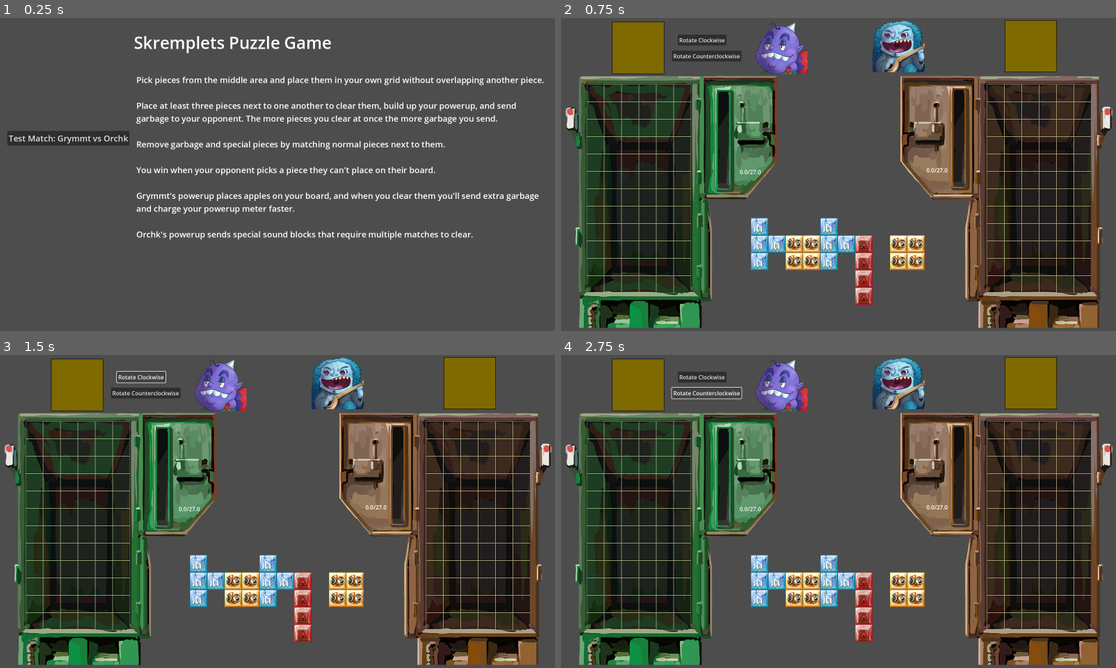
Above: before the commit, frames 1-4 (two rows, left to right).
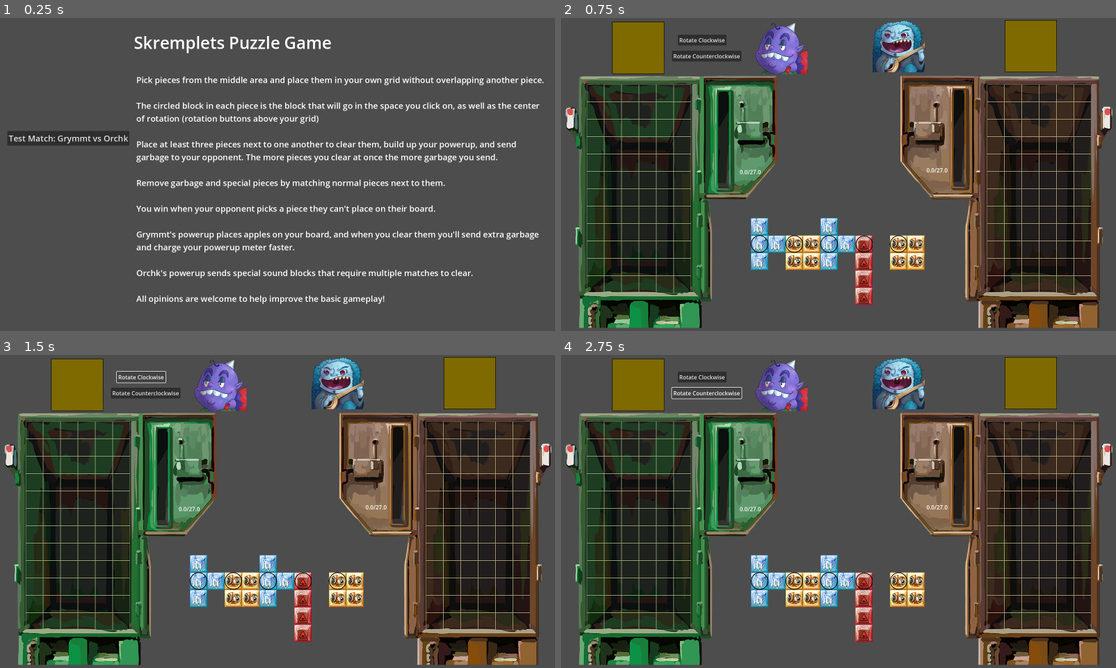
Above: after the commit, the same moments.

Repository: VincentBorchardt/Skremplets-Puzzle-Game-RPJ-2025
Game: Godot game, scene res://scenes/title_screen.tscn
Two runs of this game, one before a commit and one after it. Both use one fixed random seed, a clock stepped at 60 frames per second and the inputs below.
Inputs:
- Up to frame 1 (0.25 s): no input
- Up to frame 2 (0.75 s): click "Test Match: Grymmt vs Orchk" at 0.5 s
- Up to frame 3 (1.5 s): click "Rotate Clockwise" at 1.25 s
- Up to frame 4 (2.75 s): click "Rotate Counterclockwise" at 2 s

The runs differ from the first frame. In frame 1, 7.4% of the frame differs, in the area x 24-98%, y 26-92%; in frame 2, 0.2%; in frame 3, 0.2%; in frame 4, 0.2%.

Commit message:
Notched blocks added
One final step to make the public build more appealing.

Diff:
--- a/scenes/title_screen.tscn
+++ b/scenes/title_screen.tscn
@@ -36,8 +36,10 @@
 offset_left = 396.0
 offset_top = 161.0
 offset_right = 1575.0
-offset_bottom = 747.0
+offset_bottom = 843.0
 text = "Pick pieces from the middle area and place them in your own grid without overlapping another piece.
+
+The circled block in each piece is the block that will go in the space you click on, as well as the center of rotation (rotation buttons above your grid)
 
 Place at least three pieces next to one another to clear them, build up your powerup, and send garbage to your opponent. The more pieces you clear at once the more garbage you send.
 
@@ -47,7 +49,9 @@
 
 Grymmt's powerup places apples on your board, and when you clear them you'll send extra garbage and charge your powerup meter faster.
 
-Orchk's powerup sends special sound blocks that require multiple matches to clear."
+Orchk's powerup sends special sound blocks that require multiple matches to clear.
+
+All opinions are welcome to help improve the basic gameplay!"
 label_settings = SubResource("LabelSettings_mgrm8")
 autowrap_mode = 3
 
Binary file added: assets/pieces/base_blocks/block2_blue_notched.png
Not shown, added: assets/pieces/base_blocks/block2_blue_notched.png.import
Binary file added: assets/pieces/base_blocks/block4_red_notched.png
Not shown, added: assets/pieces/base_blocks/block4_red_notched.png.import
Binary file added: assets/pieces/base_blocks/block5_yellow_notched.png
Not shown, added: assets/pieces/base_blocks/block5_yellow_notched.png.import
Binary file changed: assets/pieces/final_pieces/blue_four_t.png
Binary file changed: assets/pieces/final_pieces/red_four_line.png
Binary file changed: assets/pieces/final_pieces/yellow_small_square.png
